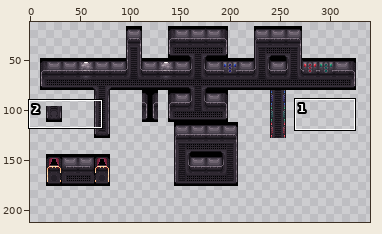
Pixel-art file: assets/AsepriteFiles/level-tileset.aseprite. Above: a wide view before the commit, with the close-up outlined.
Close-up. Before the edit:
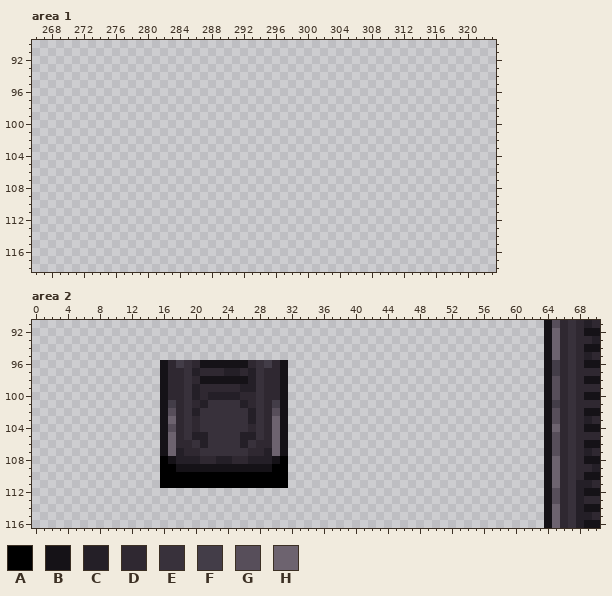
600x335 pixels, 1 frame. Shown: area 1: x 266..323, y 90..118; area 2: x 0..70, y 91..116. The wide view leaves out empty margins. The commit also changed other parts of the picture, which this record leaves out.
Palette (. is transparent): A #000000  B #151217  C #241f27  D #2f2831  E #38313b  F #433d48  G #574e5a  H #6d636f
Pixels before, area 2, first column x 16:
 91 ................................................BGDEDCD
 92 ................................................BHDEDBB
 93 ................................................BHDEDDC
 94 ................................................BHDEDBB
 95 ................................................BHDEDCD
 96 BDFEDBBBBBBDEFDB................................BFDEDBB
 97 BDDECDDDCCDCEDDB................................BFDEDDD
 98 BDDEDBBBBBBCEDDB................................BGDEDBB
 99 BDDECDDDDDCCEDDB................................BGDEDDD
100 BDDECDCCCCDDEDDB................................BGDEDBB
101 BFDEDCEEEECDEDFB................................BFDEDDD
102 BGDECEEEEEECEDGB................................BGDEDBB
103 BHDEDEEEEEECEDHB................................BGDEDCD
104 BGDEDEEEEEEDEDHB................................BHDEDBB
105 BHDECCEEEECCEDHB................................BGDEDDD
106 BHDDECEEEECEDDHB................................BGDEDBB
107 BHCDDEEEEEEDDCHB................................BGDEDCD
108 ABCCCDDCCDDCCCBA................................BHDEDBB
109 AABBBBBBBBBBBBAA................................BHDEDDC
110 AAAAAAAAAAAAAAAA................................BHDEDBB
111 AAAAAAAAAAAAAAAA................................BHDECCD
112 ................................................BGDECBB
113 ................................................BGDECDD
114 ................................................BHDECBB
115 ................................................BHDECCD
116 ................................................BHDECBB
And afterwards:
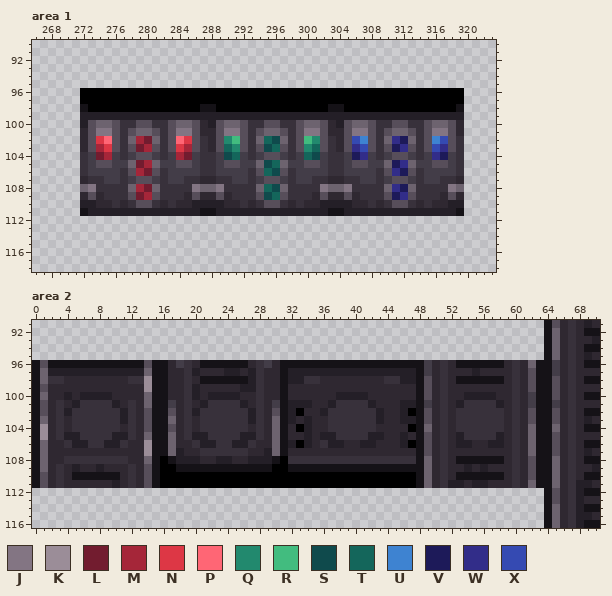
Colours new in this view: J #837583  K #9b8d98  L #721c2f  M #a52639  N #dd3745  P #ff6675  Q #22896e  R #42bc7f  S #0f4a4c  T #14665b  U #3e83d1  V #1d1a59  W #322d89  X #354ab2
Difference:
Area 1, layer "Layer 1":
y 96..97: x 272..319 ................................................ -> AAAAAAAAAAAAAAAAAAAAAAAAAAAAAAAAAAAAAAAAAAAAAAAA
y 98: x 272..319 ................................................ -> BAAAAAAAAAAAAAABBAAAAAAAAAAAAAABBAAAAAAAAAAAAAAB
y 99: x 272..319 ................................................ -> CCCCCCCCCCCCCCCCCCCCCCCCCCCCCCCCCCCCCCCCCCCCCCCC
y 100: x 272..319 ................................................ -> CGHHGEEGGEEGHHGDCGHHGEEGGEEGHHGDCGHHGEEGGEEGHHGD
y 101: x 272..319 ................................................ -> DGJJGEGHHGEGJJGDDGJJGEGHHGEGJJGDDGJJGEGHHGEGJJGD
y 102: x 272..319 ................................................ -> DGNPGEHMLHEGPNGEDGQRGEHTSHEGRQGEDGXUGEHWVHEGUXGE
y 103: x 272..319 ................................................ -> DGMNGEGLMGEGNMGEDGTQGEGSTGEGQTGEDGWXGEGVWGEGXWGE
y 104: x 272..319 ................................................ -> EFLMFEFGGFEFMLFEEFSTFEFGGFEFTSFEEFVWFEFGGFEFWVFE
y 105: x 272..319 ................................................ -> EFGGFFHLMHFFGGFEEFGGFFHSTHFFGGFEEFGGFFHVWHFFGGFE
y 106: x 272..319 ................................................ -> EFFFFEGMLGEFFFFEEFFFFEGTSGEFFFFEEFFFFEGWVGEFFFFE
y 107: x 272..319 ................................................ -> DEEFFEFGGFEFFEEDDEEFFEFGGFEFFEEDDEEFFEFGGFEFFEED
y 108: x 272..319 ................................................ -> HJEEEEHMLHEEEEJHHJEEEEHTSHEEEEJHHJEEEEHWVHEEEEJH
y 109: x 272..319 ................................................ -> DGDEEEGLMGEEEDGDDGDEEEGSTGEEEDGDDGDEEEGVWGEEEDGD
y 110: x 272..319 ................................................ -> CCDDEDEGGEDEDDCCCCDDEDEGGEDEDDCCCCDDEDEGGEDEDDCC
y 111: x 272..319 ................................................ -> BCCCCCCCCCCCCCCBBCCCCCCCCCCCCCCBBCCCCCCCCCCCCCCB
Area 2, layer "Layer 1":
y 96: x 0..15 ................ -> BGBBBBBBBBBBBBGB; x 32..63 ................................ -> BBBBBBBBBBBBBBBBBFDEDBBBBBBDEDHB
y 97: x 0..15 ................ -> BHCCCCCCCCCCCCHB; x 32..63 ................................ -> CCCCCCCCCCCCCCCCBFDEDDDCDDDDEDGB
y 98: x 0..15 ................ -> BHEEDDDDDDDDEEKB; x 32..63 ................................ -> CCEEDDDDDDDDEECCBGDEDBBBBBBDEDGB
y 99: x 0..15 ................ -> BGDDDDDDDDDDDDKB; x 32..63 ................................ -> DDDDDDDDDDDDDDDDBGDEDDDDDDDDEDGB
y 100: x 0..15 ................ -> BHDDCDCCCCDDDDHB; x 32..63 ................................ -> DDDDDDCCCCDDDDDDBGDEDDCCCCDDEDFB
y 101: x 0..15 ................ -> BGDEDCEEEECDEDHB; x 32..63 ................................ -> CCCDDCEEEECDDDCCBFDEDCEEEECDEDFB
y 102: x 0..15 ................ -> BGDECEEEEEECEDGB; x 32..63 ................................ -> CADDCEEEEEECDDCABGDEDEEEEEEDEDGB
y 103: x 0..15 ................ -> BHDEDEEEEEECEDGB; x 32..63 ................................ -> CDCDDEEEEEECDDCCBGDEDEEEEEEDEDGB
y 104: x 0..15 ................ -> BKDEDEEEEEEDEDGB; x 32..63 ................................ -> DACDDEEEEEEDDDDABHDEDEEEEEEDEDHB
y 105: x 0..15 ................ -> BKDECCEEEECCEDHB; x 32..63 ................................ -> DDCDCCEEEECCDDCDBGDEDCEEEECDEDHB
y 106: x 0..15 ................ -> BHDDECCEECCEDDKB; x 22 E -> C; x 25 E -> C; x 32..63 ................................ -> CACDECCDDCCDDDCABGDEDCCDDCCDEDHB
y 107: x 0..15 ................ -> BHDDDDDDDDDDDDKB; x 32..63 ................................ -> DDDDDDDDDDDDDDDDBGDEDDDDDDDDEDHB
y 108: x 0..15 ................ -> BHDDEEEEEEEEDDHB; x 32..63 ................................ -> EEEEEEEEEEEEEEEEBHDEDBBBBBBDEDGB
y 109: x 0..15 ................ -> BHDEDCDDCDDDEDGB; x 32..63 ................................ -> BBBBBBBBBBBBBBBBBHDEDDCDCDDDEDGB
y 110: x 0..15 ................ -> BGDEDBBBBBBDEDGB; x 32..63 ................................ -> AAAAAAAAAAAAAAAABHDEDBBBBBBDEDGB
y 111: x 0..15 ................ -> BGDEDDDDDDCDEDGB; x 32..63 ................................ -> AAAAAAAAAAAAAAAABHDECCDCCDDDEDHB
Where, in picture pixels (left, top, right, bottom), the same in both close-ups:
added: (80, 88, 464, 216)
added: (32, 360, 160, 488)
added: (288, 360, 544, 488)
changed: (208, 440, 240, 448)
